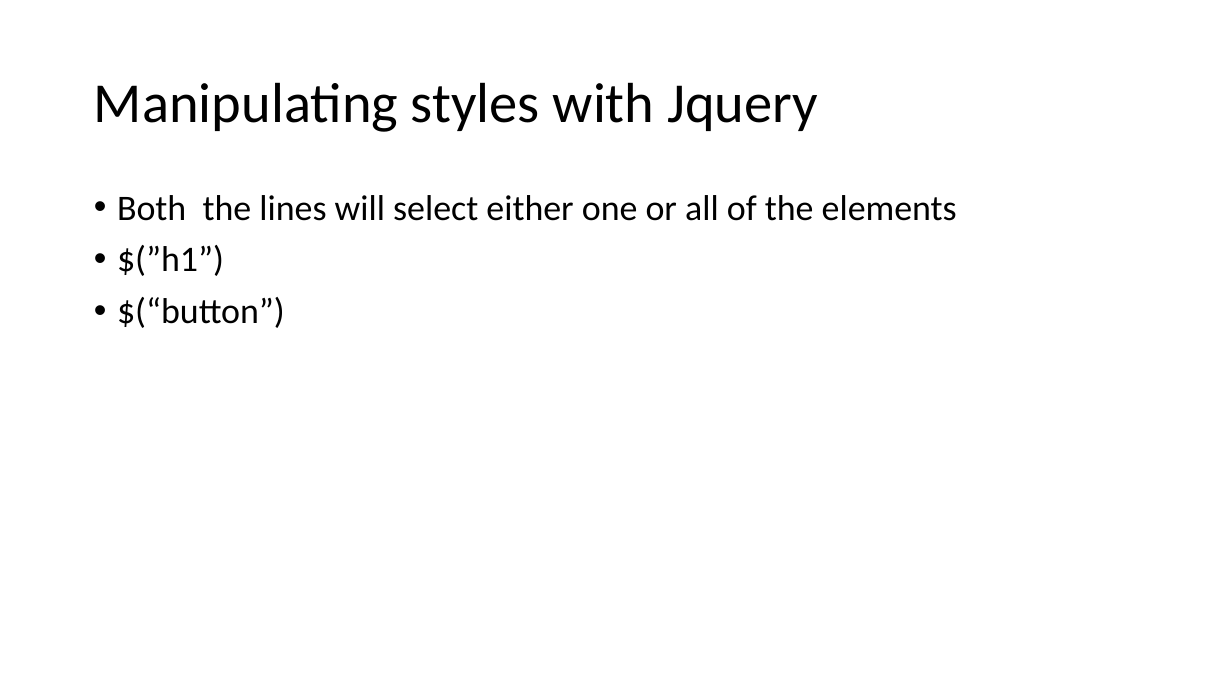
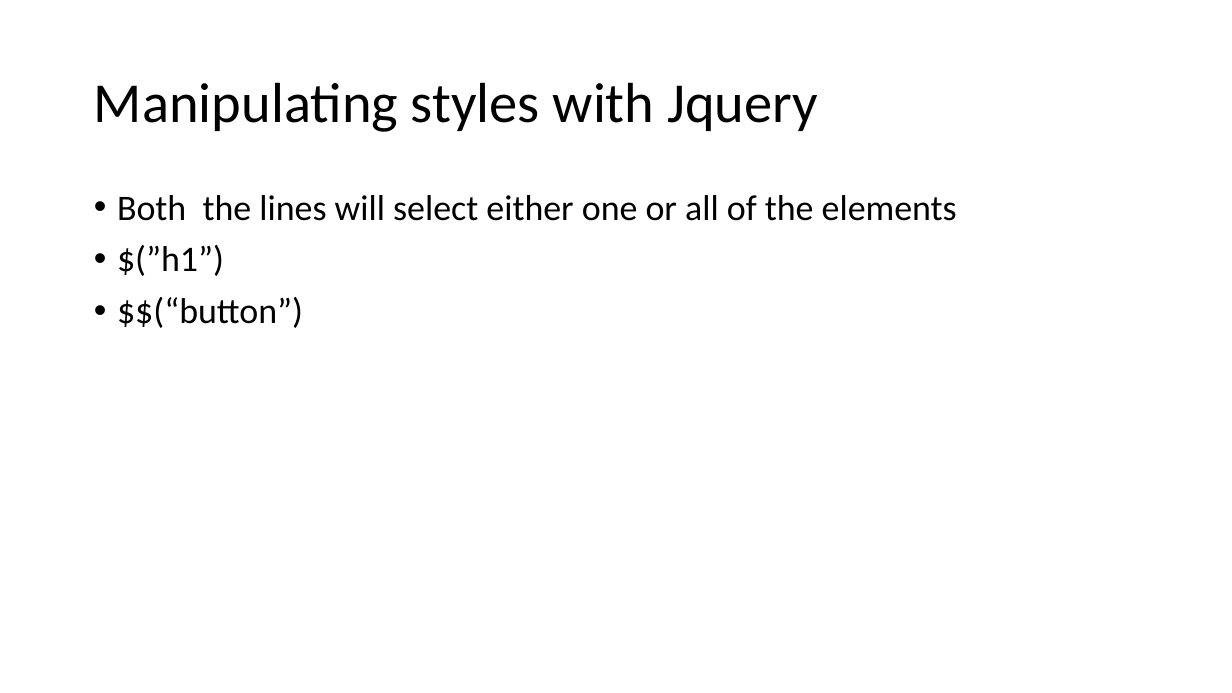
Before and after one commit to aroranishant8/WebDevelopment, a slide deck: slide 5 of Presentations/Section14_Jquery.pptx. Drawn at 1232x693 pixels with LibreOffice and Linux fonts; fonts in the diff are those of the drawing. Boxes give left, top, right and bottom in pixels: in the first picture for what was removed or moved away, otherwise in the second. Text is boxed around its words. In the diff, an @@ line names an element or a change of style, - is before the commit and + after.

```diff
--- a/Presentations/Section14_Jquery.pptx
+++ b/Presentations/Section14_Jquery.pptx
@@ text at [117, 297, 303, 328]: text changed @@
-• $(“button”)
+• $$(“button”)
```
Also in this commit, not shown: 3 other slides changed, 3 slides added, 1 slide removed, 11 other files.
